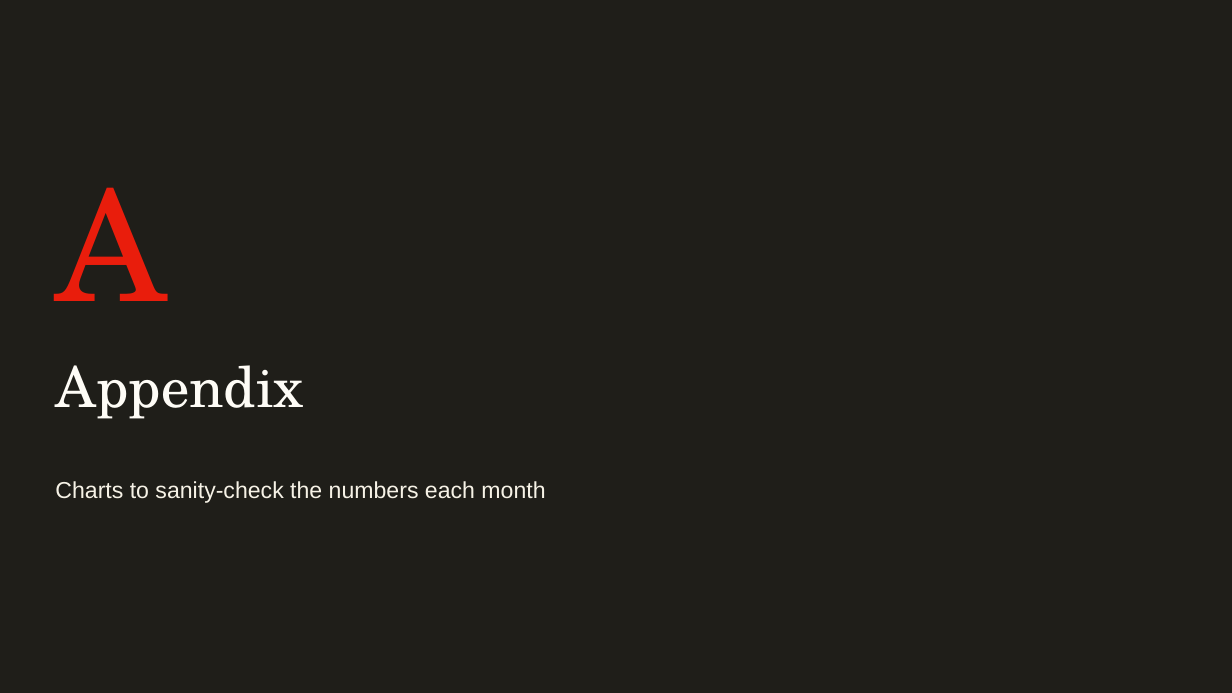
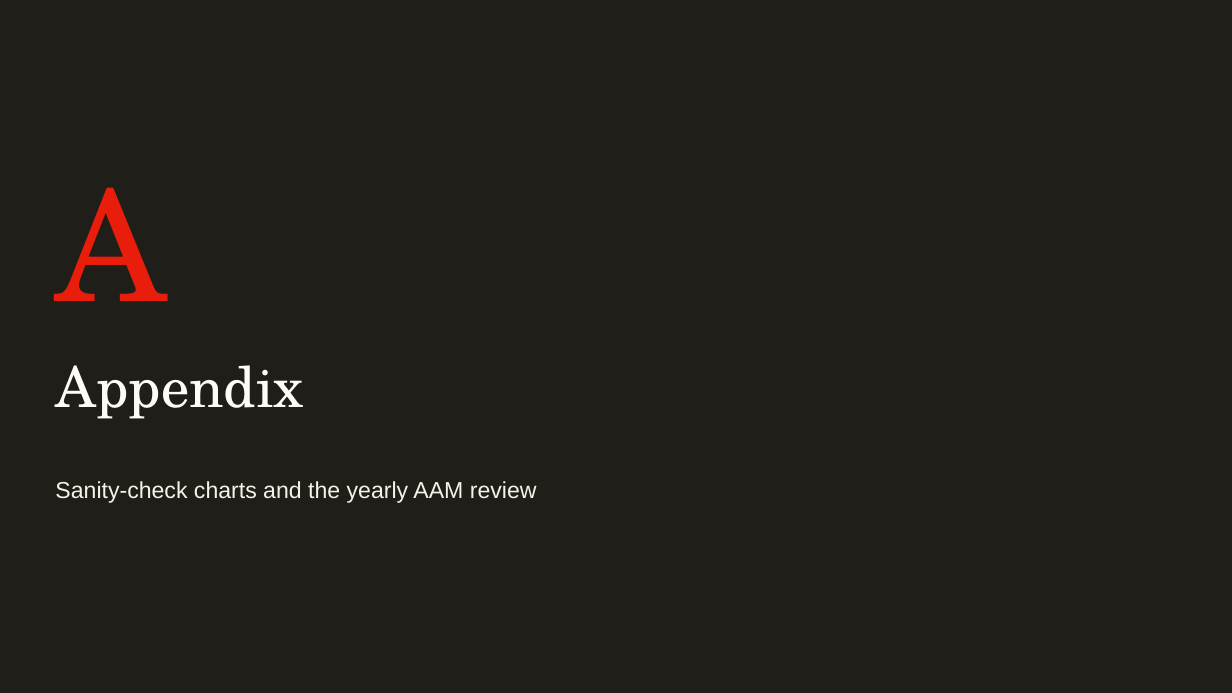
Before and after one commit to rogerhirano-nw/yield-dashboard, a slide deck: slide 29 of docs/TAG_IVT_Report_Update_Guide.pptx. Drawn at 1232x693 pixels with LibreOffice and Linux fonts; fonts in the diff are those of the drawing; background and template pictures are left out. Boxes give left, top, right and bottom in pixels: in the first picture for what was removed or moved away, otherwise in the second. Text is boxed around its words. In the diff, an @@ line names an element or a change of style, - is before the commit and + after.

```diff
--- a/docs/TAG_IVT_Report_Update_Guide.pptx
+++ b/docs/TAG_IVT_Report_Update_Guide.pptx
@@ text at <box>55,481,537,503</box>: text changed @@
-Charts to sanity-check the numbers each month
+Sanity-check charts and the yearly AAM review
```
Also in this commit, not shown: 2 other slides changed, 2 slides added, 3 other files.
